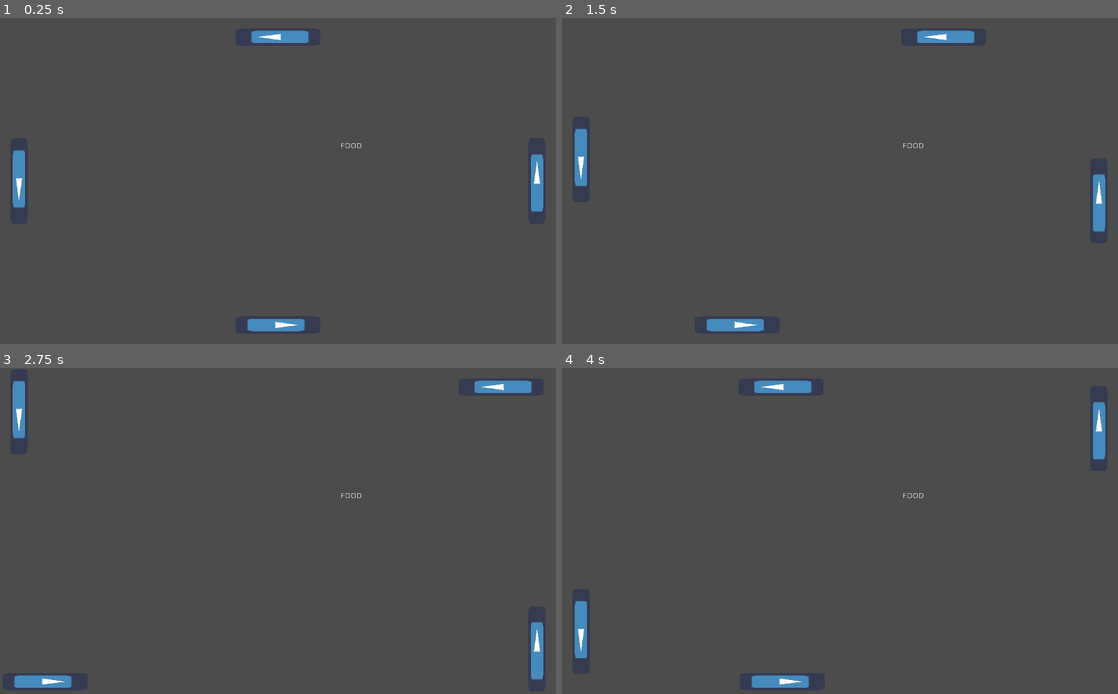
Above: before the commit, frames 1-4 (two rows, left to right).
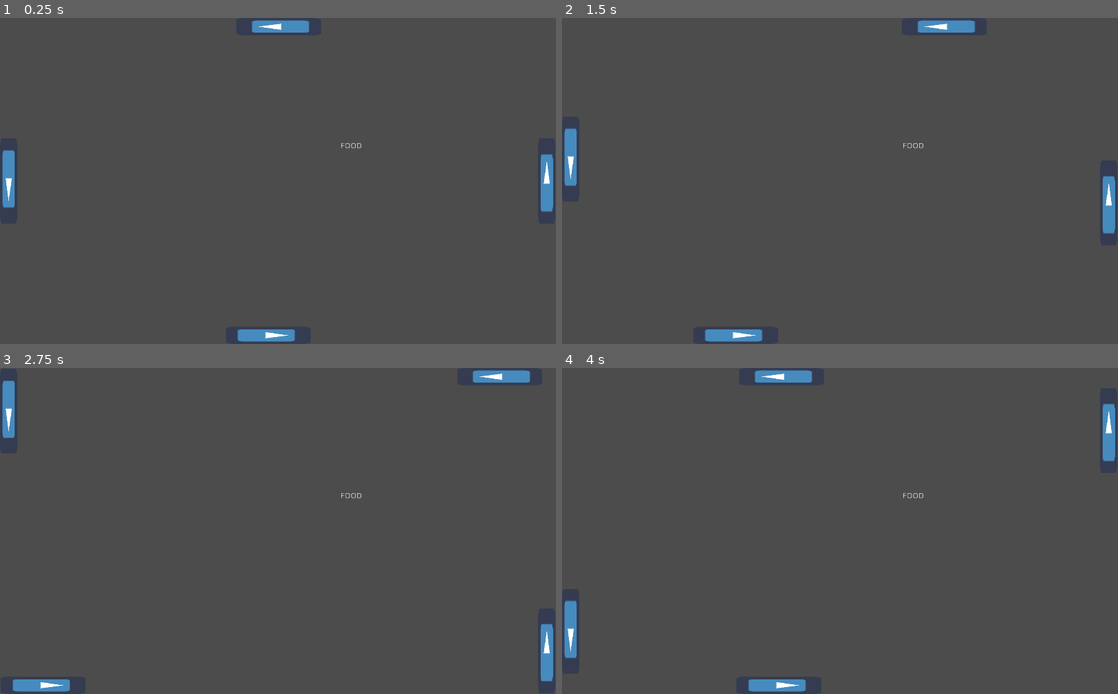
Above: after the commit, the same moments.

Repository: Dvdson/Nail-The-Game
Game: Godot game, scene res://Main/Level.tscn
Two runs of this game, one before a commit and one after it. Both use one fixed random seed, a clock stepped at 60 frames per second and the inputs below. The engine's default icon, where the game draws it, is replaced by a stand-in: a white triangle on a blue panel in a dark square.
Inputs:
- Up to frame 1 (0.25 s): no input
- Up to frame 2 (1.5 s): tap Enter at 0.5 s; hold D (button_right) 0.53-1.28 s; tap Space at 1.25 s; hold A (button_left) from 1.28 s (still down)
- Up to frame 3 (2.75 s): release A (button_left) at 2.03 s; hold D (button_right) from 2.03 s (still down)
- Up to frame 4 (4 s): tap Enter at 3.5 s; release D (button_right) at 3.53 s; hold A (button_left) from 3.53 s (still down)

The runs differ from the first frame. In frame 1, 2.6% of the frame differs, in the area x 0-100%, y 0-100%; in frame 2, 2.6%; in frame 3, 2.3%; in frame 4, 2.3%.

Commit message:
platform tilt aparently fixed using snap pixel

Diff:
--- a/Snakenoid/Main/Level.tscn
+++ b/Snakenoid/Main/Level.tscn
@@ -14,18 +14,18 @@
 rotation = 1.5708
 
 [node name="MapEdge" parent="Edges" instance=ExtResource( 2 )]
-position = Vector2( -312.754, 520.024 )
+position = Vector2( -314.146, 519.021 )
 rotation = -1.5708
 
 [node name="MapEdge2" parent="Edges" instance=ExtResource( 2 )]
-position = Vector2( 301.651, 525.576 )
+position = Vector2( 305.854, 520.019 )
 rotation = -1.5708
 
 [node name="MapEdge3" parent="Edges" instance=ExtResource( 2 )]
-position = Vector2( -1.85056, 1038.2 )
+position = Vector2( -4.14429, 1042.02 )
 
 [node name="MapEdge4" parent="Edges" instance=ExtResource( 2 )]
-position = Vector2( 0, 0 )
+position = Vector2( -0.148041, -1.97998 )
 
 [node name="Food" parent="." instance=ExtResource( 3 )]
 position = Vector2( 426.321, 238.653 )
@@ -36,22 +36,22 @@
 [node name="Platforms" type="Node2D" parent="."]
 
 [node name="Platform" parent="Platforms" instance=ExtResource( 5 )]
-position = Vector2( 1024, 300 )
+position = Vector2( 1042, 300 )
 scale = Vector2( 2, 3 )
 
 [node name="Platform2" parent="Platforms" instance=ExtResource( 5 )]
-position = Vector2( 512, 600 )
+position = Vector2( 494, 619 )
 rotation = 1.5708
 scale = Vector2( 2, 3 )
 vel_module = 1200
 
 [node name="Platform3" parent="Platforms" instance=ExtResource( 5 )]
-position = Vector2( 0, 300 )
+position = Vector2( -19, 300 )
 rotation = 3.14159
 scale = Vector2( 2, 3 )
 
 [node name="Platform4" parent="Platforms" instance=ExtResource( 5 )]
-position = Vector2( 512, 0 )
+position = Vector2( 513, -19 )
 rotation = -1.5708
 scale = Vector2( 2, 3 )
 vel_module = 1200
--- a/Snakenoid/Objects/Platform.gd
+++ b/Snakenoid/Objects/Platform.gd
@@ -37,7 +37,7 @@
 			velocity.y += 1.0
 		velocity *= vel_module
 		velocity = velocity.rotated(rotation)
-		move_and_collide(velocity*delta)
+		move_and_slide_with_snap(velocity, Vector2(0,1))
 
 func get_pivot_position():
 	return $"Position2D".get_global_position()
--- a/Snakenoid/Objects/Platform.tscn
+++ b/Snakenoid/Objects/Platform.tscn
@@ -3,9 +3,8 @@
 [ext_resource path="res://Objects/Platform.gd" type="Script" id=1]
 [ext_resource path="res://icon.png" type="Texture" id=2]
 
-[sub_resource type="CapsuleShape2D" id=1]
-radius = 7.65875
-height = 37.2866
+[sub_resource type="RectangleShape2D" id=1]
+extents = Vector2( 8.08099, 26.5787 )
 
 [node name="Platform" type="KinematicBody2D"]
 collision_layer = 2
